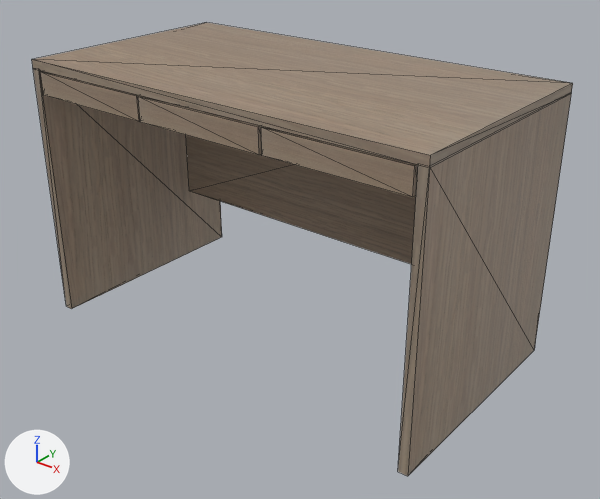
The glTF model public/glb/deskWood.glb, before and after one commit.
Both versions are drawn from a 50 mm camera at (1.426, -1.731, 1.014) aimed at (0.125, -0.105, 0.006). The axes (+X, +Y, +Z) are drawn at lower left. The lights are the same throughout. Mesh edges are drawn as thin lines. Where no turn or scale is listed for an object, it has been applied to the vertices.
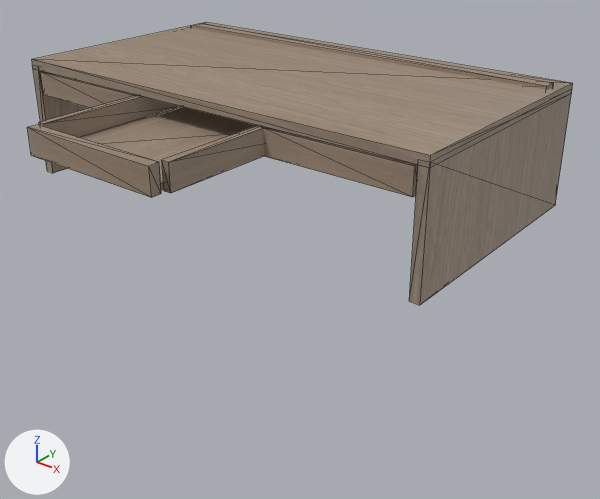
Commit message: Ok desk pos + scale

Pixel boxes (x1, y1, x2, y2) of what changed, in the pictures (600 x 499 px):
'Cube.001_0', moved, rescaled (6% narrower, 45% shorter): before (398, 94, 571, 476); after (409, 94, 571, 305)
'Cube.002_0', moved, rescaled: before (33, 69, 222, 309); after (33, 69, 88, 173)
'Cube.003_0', moved, rescaled: before (186, 135, 416, 264); after (191, 24, 553, 90)
'drawer', moved: before (138, 96, 262, 155); after (27, 95, 264, 198)

The change, as a list of edits to the scene's bpy script:
```text
Change ob_cube_002_0:
    ob_cube_002_0.location: (0.0, 0.0, 0.0) -> (0.0, -0.877, 0.0)
    ob_cube_002_0.scale: (1.0, 1.0, 1.0) -> (1.0, 0.413, 1.0)
Change ob_cube_003_0:
    ob_cube_003_0.location: (0.0, 0.0, 0.0) -> (0.0, -0.703, 0.2)
    ob_cube_003_0.scale: (1.0, 1.0, 1.0) -> (1.0, 0.413, 1.0)
Change ob_cube_001_0:
    ob_cube_001_0.location: (0.0, 0.0, 0.0) -> (0.0, -0.877, 0.0)
    ob_cube_001_0.scale: (1.0, 1.0, 1.0) -> (1.0, 0.413, 1.0)
Change ob_drawer:
    ob_drawer.location: (0.0, -0.343, 0.402) -> (0.0, -0.675, 0.402)
```
